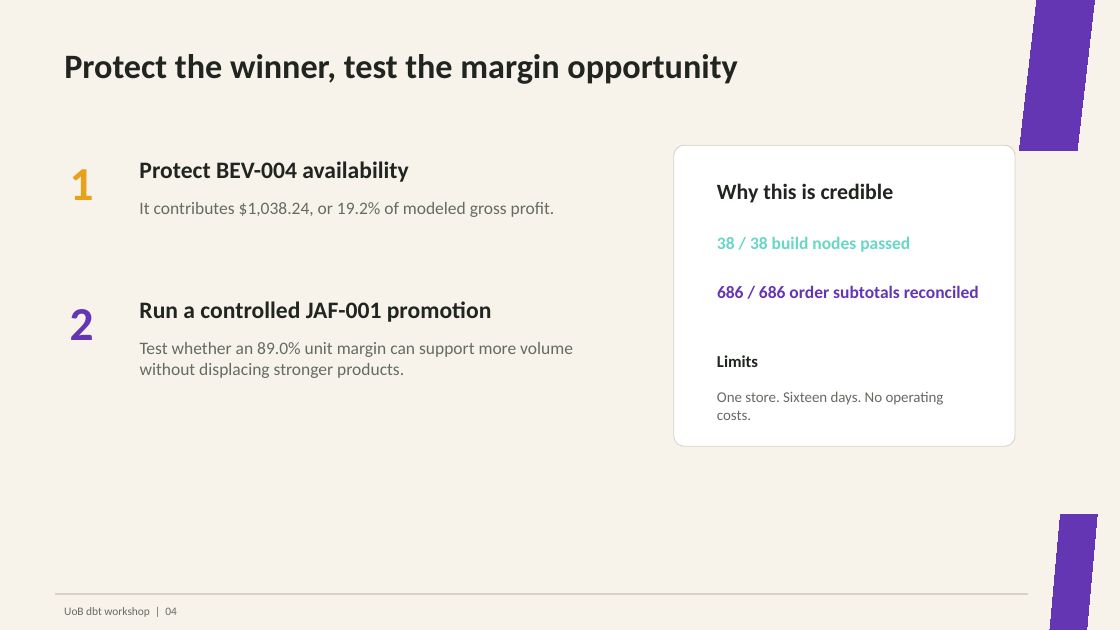
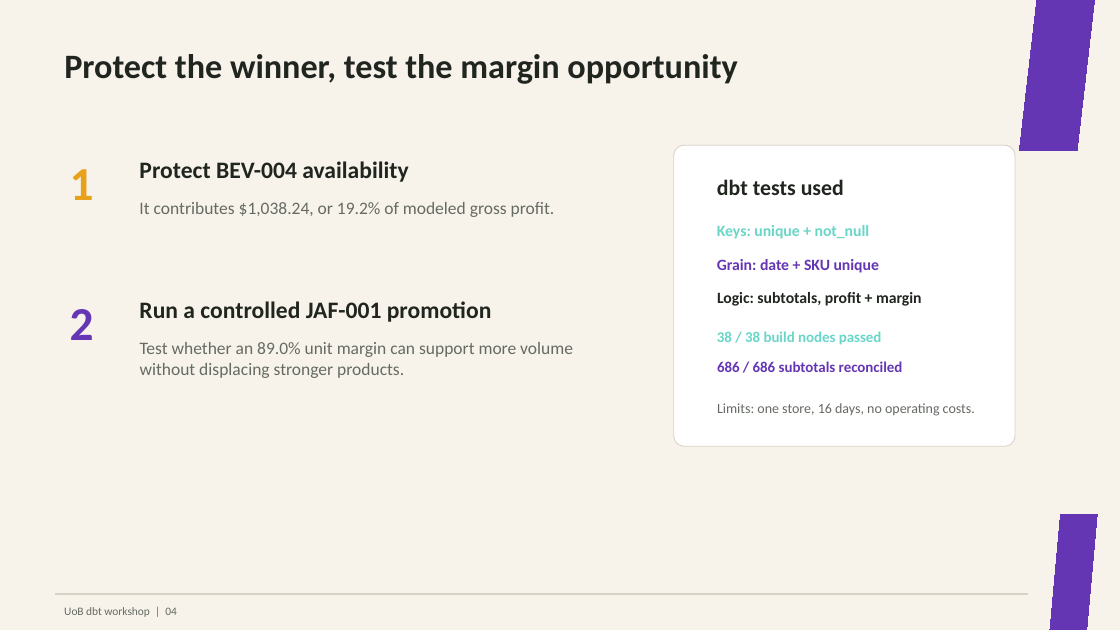
Before and after one commit to prashanthnimmagadda/UoB_dbt_workshop, a slide deck: slide 4 of presentation/product_profitability_workshop.pptx. Drawn at 1120x630 pixels with LibreOffice and Linux fonts; fonts in the diff are those of the drawing. Boxes give left, top, right and bottom in pixels: in the first picture for what was removed or moved away, otherwise in the second. Text is boxed around its words. In the diff, an @@ line names an element or a change of style, - is before the commit and + after.

Commit message:
Clarify dbt testing in presentation

```diff
--- a/presentation/product_profitability_workshop.pptx
+++ b/presentation/product_profitability_workshop.pptx
@@ text at (717,179,844,195): text changed @@
-Why this is credible
+dbt tests used
@@ text added at (717,225,870,239), 13.5 pt, text #69D6C8, bold @@
+Keys: unique + not_null
@@ text added at (717,259,879,273), 13.5 pt, text #6536B4, bold @@
+Grain: date + SKU unique
@@ text at (717,292,922,306): text changed; size 14.2 to 13.5 pt @@
-Limits
+Logic: subtotals, profit + margin
@@ text "38 / 38 build nodes ...": place and size @@
-text "38 / 38 build nodes ..." at (717,237,910,252)
+text "38 / 38 build nodes ..." at (717,331,882,345)
@@ text "38 / 38 build nodes ..." at (717,331,882,345): size 15 to 12.8 pt @@
@@ text at (717,361,903,372): text changed; size 15 to 12.8 pt @@
-686 / 686 order subtotals reconciled
+686 / 686 subtotals reconciled
@@ text at (717,403,975,416): text changed; size 12.8 to 12 pt @@
-One store. Sixteen days. No operating costs.
+Limits: one store, 16 days, no operating costs.
```
Also in this commit, not shown: 3 other files.
